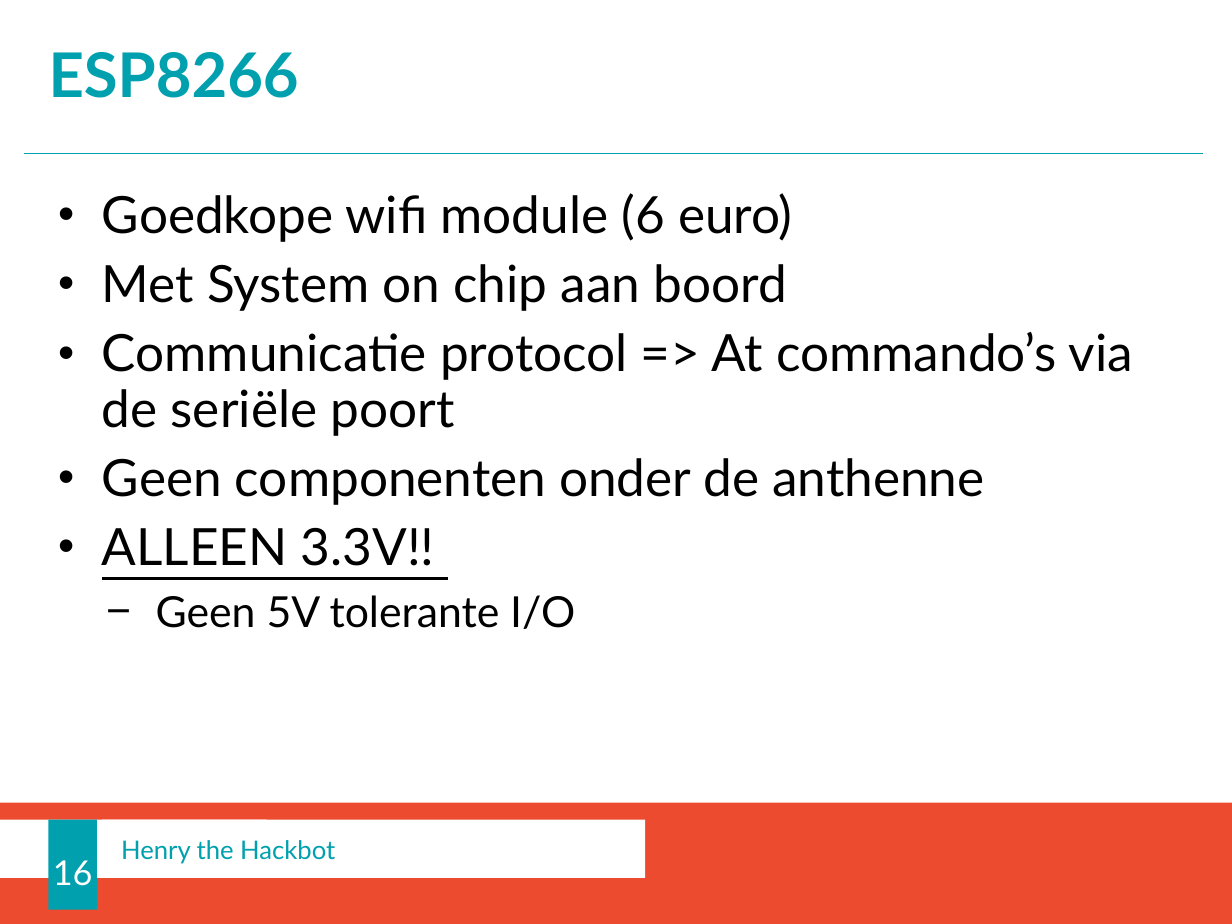
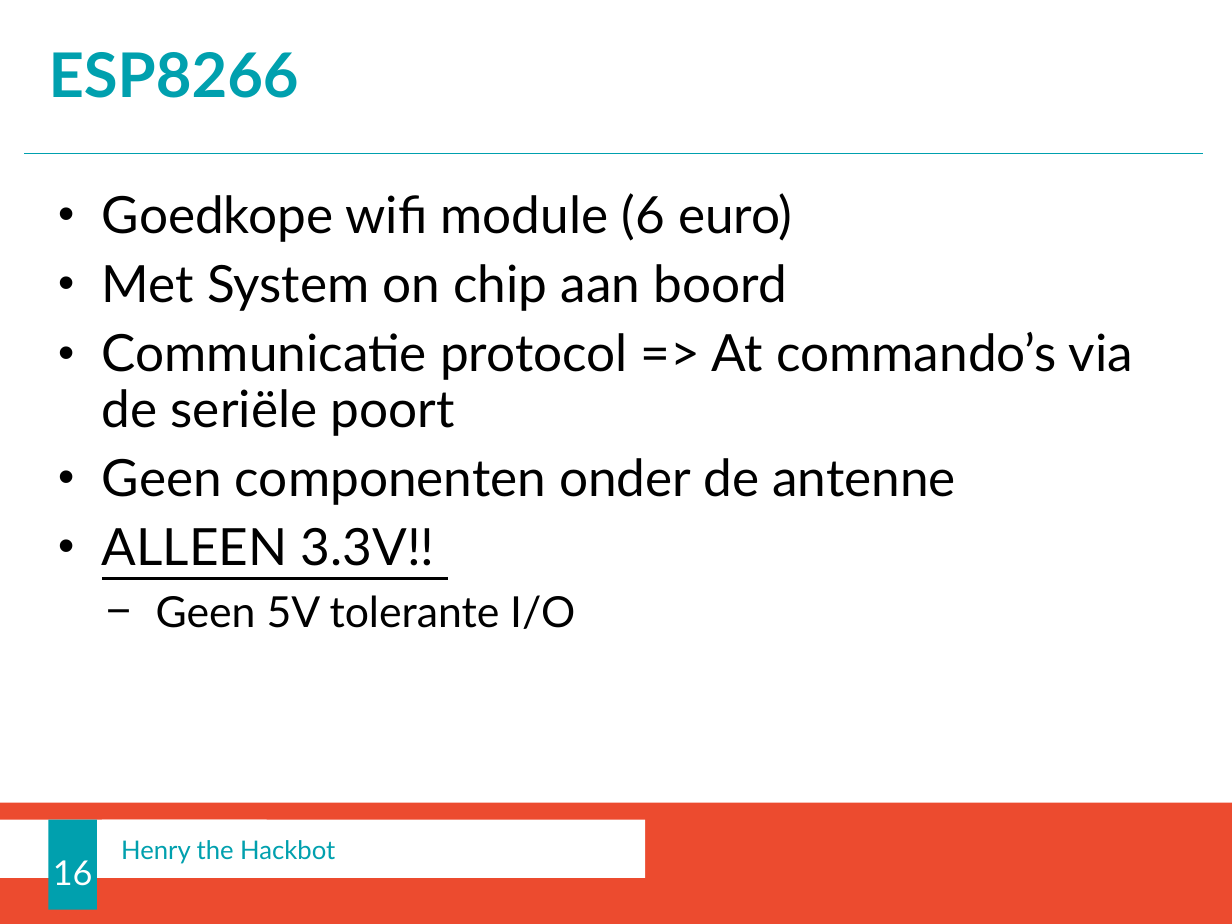
Before and after one commit to bendelathouwer/Advanced-PCB, a slide deck: slide 16 of av en presentatie/Advanced pcb labo NL.pptx. Drawn at 1232x924 pixels with LibreOffice and Linux fonts; fonts in the diff are those of the drawing; background and template pictures are left out. Boxes give left, top, right and bottom in pixels: in the first picture for what was removed or moved away, otherwise in the second. Text is boxed around its words. In the diff, an @@ line names an element or a change of style, - is before the commit and + after.

```diff
--- a/av en presentatie/Advanced pcb labo NL.pptx
+++ b/av en presentatie/Advanced pcb labo NL.pptx
@@ text at (102, 458, 955, 505): text changed @@
-• Geen componenten onder de anthenne
+• Geen componenten onder de antenne
```
Also in this commit, not shown: 6 other slides changed, 38 other files.
